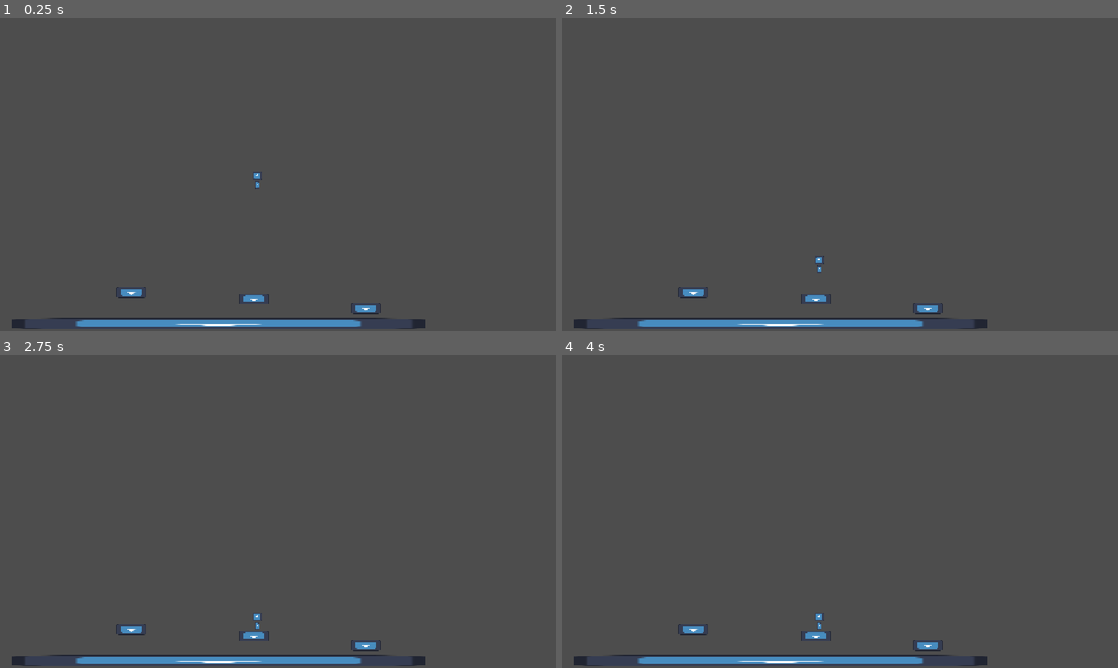
Above: before the commit, frames 1-4 (two rows, left to right).
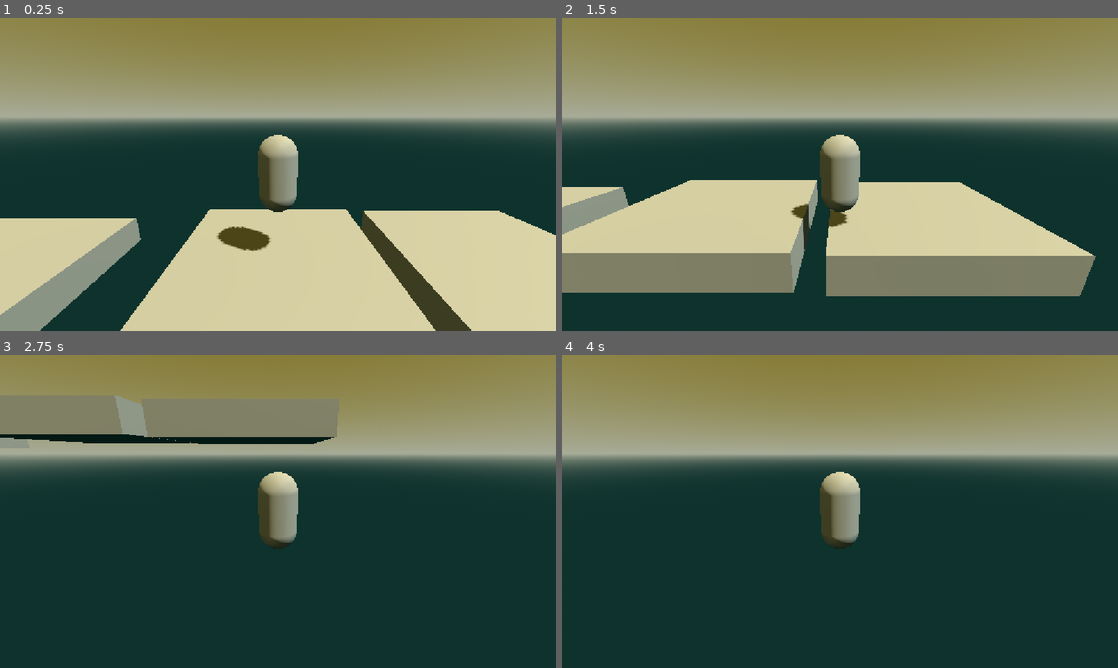
Above: after the commit, the same moments.

Repository: unblinky/second-try
Game: Godot game, scene res://Level/Level.tscn
Two runs of this game, one before a commit and one after it. Both use one fixed random seed, a clock stepped at 60 frames per second and the inputs below. Before the commit the project starts from res://Main/Main.tscn. The engine's default icon, where the game draws it, is replaced by a stand-in: a white triangle on a blue panel in a dark square.
Inputs (mouse positions are in pixels of both pictures, inside the frame that each line leads up to):
- Up to frame 1 (0.25 s): no input
- Up to frame 2 (1.5 s): tap Enter (ui_accept) at 0.5, 0.6 s; move the mouse to (962, 158) at 0.52 s; hold Right (ui_right) 0.53-1.28 s; tap Middle mouse button (jump) at 0.77, 0.8, 1.07, 1.35 s; move the mouse to (728, 190) at 1.27 s; hold Down (ui_down) from 1.28 s (still down)
- Up to frame 3 (2.75 s): tap Middle mouse button (jump) at 1.52, 1.82, 2.3 s; tap Enter (ui_accept) at 1.55, 2.1 s; move the mouse to (333, 442) at 2.02 s; release Down (ui_down) at 2.03 s; hold Right (ui_right) from 2.03 s (still down)
- Up to frame 4 (4 s): move the mouse to (812, 574) at 2.77 s; release Right (ui_right) at 2.78 s; hold Up (ui_up) 2.78-3.53 s; tap Enter (ui_accept) at 2.85, 3.5 s; tap Middle mouse button (jump) at 3.02, 3.32, 3.6, 3.77 s; move the mouse to (1006, 558) at 3.52 s; hold Left (ui_left) from 3.53 s (still down)

The runs differ from the first frame. In frame 1, 98% of the frame differs, in the area x 0-100%, y 0-100%; in frame 2, 98%; in frame 3, 98%; in frame 4, 98%.

Commit message:
3D workflow.

Diff:
--- /dev/null
+++ b/Code/Level/Jumper.gd
@@ -0,0 +1,28 @@
+extends CharacterBody3D
+
+
+const SPEED = 5.0
+const JUMP_VELOCITY = 4.5
+
+
+func _physics_process(delta: float) -> void:
+	# Add the gravity.
+	if not is_on_floor():
+		velocity += get_gravity() * delta
+
+	# Handle jump.
+	if Input.is_action_just_pressed("ui_accept") and is_on_floor():
+		velocity.y = JUMP_VELOCITY
+
+	# Get the input direction and handle the movement/deceleration.
+	# As good practice, you should replace UI actions with custom gameplay actions.
+	var input_dir := Input.get_vector("ui_left", "ui_right", "ui_up", "ui_down")
+	var direction := (transform.basis * Vector3(input_dir.x, 0, input_dir.y)).normalized()
+	if direction:
+		velocity.x = direction.x * SPEED
+		velocity.z = direction.z * SPEED
+	else:
+		velocity.x = move_toward(velocity.x, 0, SPEED)
+		velocity.z = move_toward(velocity.z, 0, SPEED)
+
+	move_and_slide()
--- /dev/null
+++ b/Code/Level/Level.tscn
@@ -0,0 +1,54 @@
+[gd_scene format=3 uid="uid://d0wj6gib88x1a"]
+
+[ext_resource type="Script" uid="uid://cca87nuaewjo6" path="res://Level/Jumper.gd" id="1_a526m"]
+[ext_resource type="PackedScene" uid="uid://tl60dv8cn7sf" path="res://Platform/Platform3D.tscn" id="2_r3cbp"]
+
+[sub_resource type="ProceduralSkyMaterial" id="ProceduralSkyMaterial_2gduj"]
+sky_top_color = Color(0.50495094, 0.45202327, 0.15114737, 1)
+sky_horizon_color = Color(0.65505207, 0.67377764, 0.59351724, 1)
+ground_bottom_color = Color(0.07222212, 0.20005202, 0.17988634, 1)
+ground_horizon_color = Color(0.65505207, 0.67377764, 0.59351724, 1)
+
+[sub_resource type="Sky" id="Sky_a526m"]
+sky_material = SubResource("ProceduralSkyMaterial_2gduj")
+
+[sub_resource type="Environment" id="Environment_r3cbp"]
+background_mode = 2
+sky = SubResource("Sky_a526m")
+
+[sub_resource type="CapsuleShape3D" id="CapsuleShape3D_fh211"]
+
+[sub_resource type="CapsuleMesh" id="CapsuleMesh_fh211"]
+
+[node name="Level" type="Node" unique_id=375347551]
+
+[node name="WorldEnvironment" type="WorldEnvironment" parent="." unique_id=1648739188]
+environment = SubResource("Environment_r3cbp")
+
+[node name="Sun" type="DirectionalLight3D" parent="." unique_id=1126196375]
+transform = Transform3D(0.4210358, -0.78552324, 0.45352197, 0, 0.49999997, 0.86602545, -0.90704405, -0.3646277, 0.21051787, 0, 72.89573, 0)
+shadow_enabled = true
+
+[node name="Jumper" type="CharacterBody3D" parent="." unique_id=490711766]
+script = ExtResource("1_a526m")
+
+[node name="CollisionShape3D" type="CollisionShape3D" parent="Jumper" unique_id=75217139]
+shape = SubResource("CapsuleShape3D_fh211")
+
+[node name="MeshInstance3D" type="MeshInstance3D" parent="Jumper" unique_id=1977512458]
+mesh = SubResource("CapsuleMesh_fh211")
+
+[node name="CameraRig" type="Node3D" parent="Jumper" unique_id=1076913446]
+transform = Transform3D(1, 0, 0, 0, 0.96234345, 0.2718365, 0, -0.2718365, 0.96234345, 0, 0, 0)
+
+[node name="Camera" type="Camera3D" parent="Jumper/CameraRig" unique_id=1478001462]
+transform = Transform3D(1, 0, 0, 0, 1, 0, 0, 0, 1, 0, 0, 5.239155)
+
+[node name="Platform" parent="." unique_id=1993095841 instance=ExtResource("2_r3cbp")]
+transform = Transform3D(1, 0, 0, 0, 1, 0, 0, 0, 1, 0, -2.9901648, 0)
+
+[node name="Platform2" parent="." unique_id=907449524 instance=ExtResource("2_r3cbp")]
+transform = Transform3D(1, 0, 0, 0, 1, 0, 0, 0, 1, -8.3840885, -3.2689004, 0.20450592)
+
+[node name="Platform3" parent="." unique_id=1722281109 instance=ExtResource("2_r3cbp")]
+transform = Transform3D(1, 0, 0, 0, 1, 0, 0, 0, 1, 6.206245, -3.0751772, 0)
--- a/Code/Main/Main.gd
+++ b/Code/Main/Main.gd
@@ -4,6 +4,7 @@
 
 
 func _ready() -> void:
+	#get_tree().change_scene_to_file("res://Main/Main.tscn")
 	pass # Replace with function body.
 
 
--- /dev/null
+++ b/Code/Platform/Platform3D.tscn
@@ -0,0 +1,15 @@
+[gd_scene format=3 uid="uid://tl60dv8cn7sf"]
+
+[sub_resource type="BoxShape3D" id="BoxShape3D_fh211"]
+size = Vector3(5.5, 1, 5)
+
+[sub_resource type="BoxMesh" id="BoxMesh_fh211"]
+size = Vector3(5.5, 1, 5)
+
+[node name="Platform" type="StaticBody3D" unique_id=1993095841]
+
+[node name="CollisionShape3D" type="CollisionShape3D" parent="." unique_id=156305264]
+shape = SubResource("BoxShape3D_fh211")
+
+[node name="MeshInstance3D" type="MeshInstance3D" parent="." unique_id=719511420]
+mesh = SubResource("BoxMesh_fh211")
--- a/Code/project.godot
+++ b/Code/project.godot
@@ -11,7 +11,7 @@
 [application]
 
 config/name="Second Try"
-run/main_scene="uid://b74yo1jrqyllw"
+run/main_scene="uid://d0wj6gib88x1a"
 config/features=PackedStringArray("4.7", "GL Compatibility")
 config/icon="res://Main/icon.svg"
 
Not shown, added: Code/Level/Jumper.gd.uid
